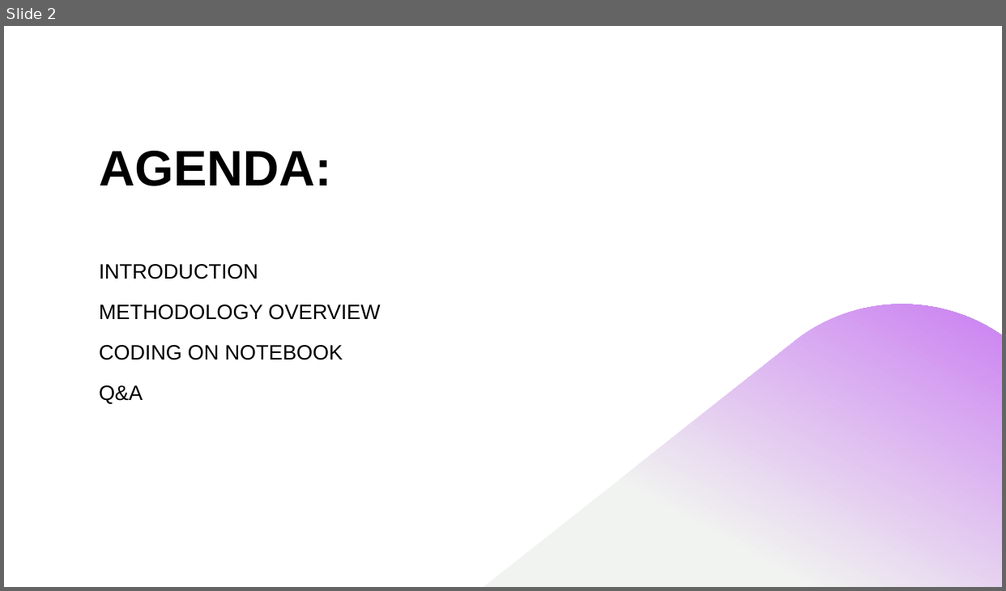
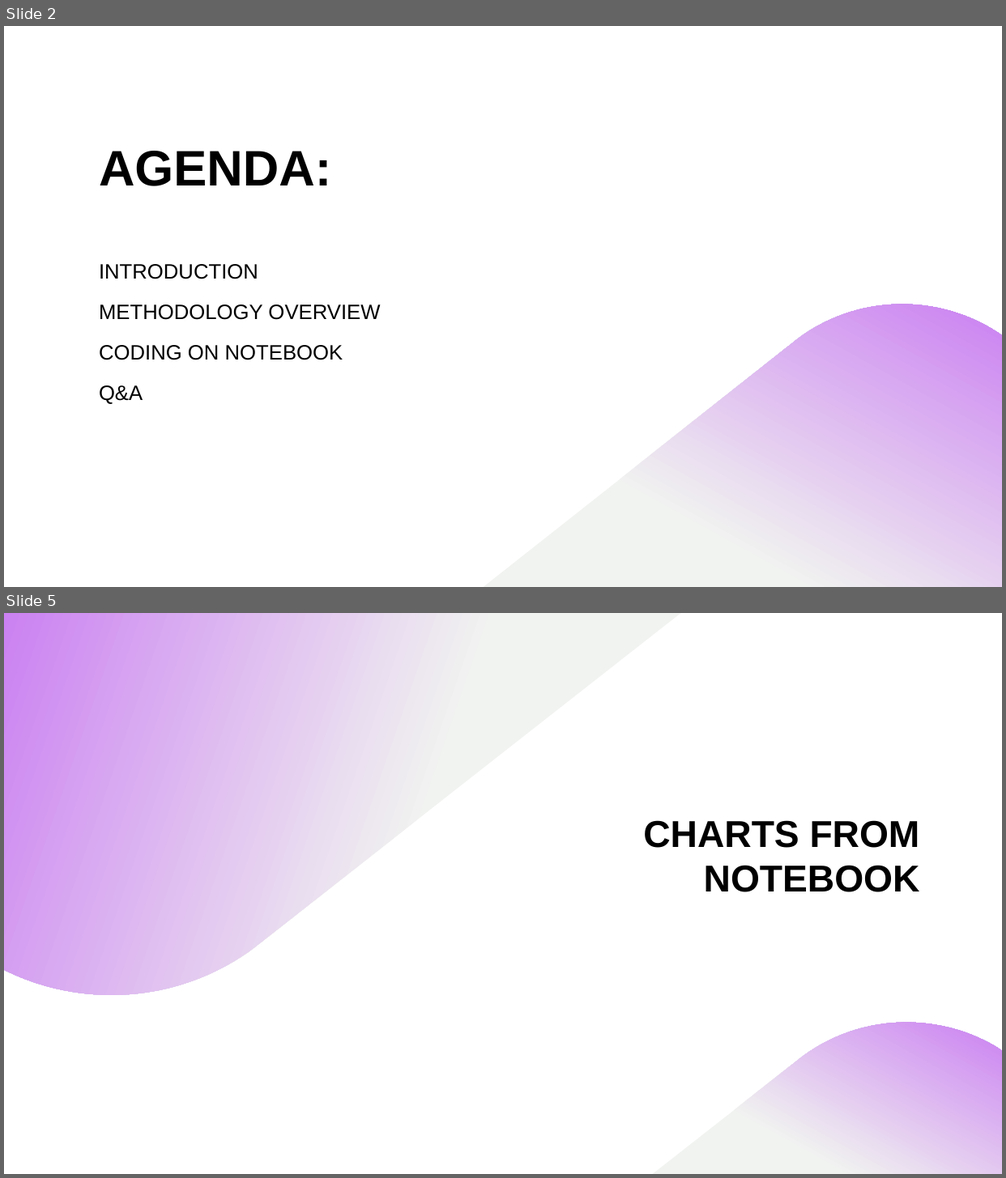
Before and after one commit to doannhu/credit_card_dataset_analysis, a slide deck: CREDIT CARD CUSTOMER PRESENTATION.pptx. Shown one above the other, each under a label of ours: slide 2 before the commit, slides 2 and 5 after it; the slides between them are not shown. The pictures are 1006x591 and 1006x1178 pixels, drawn with LibreOffice and Linux fonts; fonts in the diff are those of the drawing. Boxes give left, top, right and bottom in pixels: in the first picture for what was removed or moved away, otherwise in the second. Text is boxed around its words. In the diff, an @@ line names an element or a change of style, - is before the commit and + after.

```diff
--- a/CREDIT CARD CUSTOMER PRESENTATION.pptx
+++ b/CREDIT CARD CUSTOMER PRESENTATION.pptx
@@ slide 5 added at (4, 613, 1002, 1174), background #FFFFFF @@
@@ rectangle added at (4, 613, 1002, 1174), fill #FFFFFF @@
@@ freeform shape added at (4, 613, 688, 997), fill gradient #F1F3F0 to #CA7FF1 @@
@@ title added at (643, 820, 920, 892), 36 pt, text #000000, bold @@
+CHARTS FROM NOTEBOOK
@@ freeform shape added at (479, 890, 1002, 1174), fill gradient #F1F3F0 to #CA7FF1 @@
@@ freeform shape added at (649, 1021, 1002, 1174), fill gradient #F1F3F0 to #CA7FF1 @@
```
Also in this commit, not shown: 21 other slides added, 2 other files.
